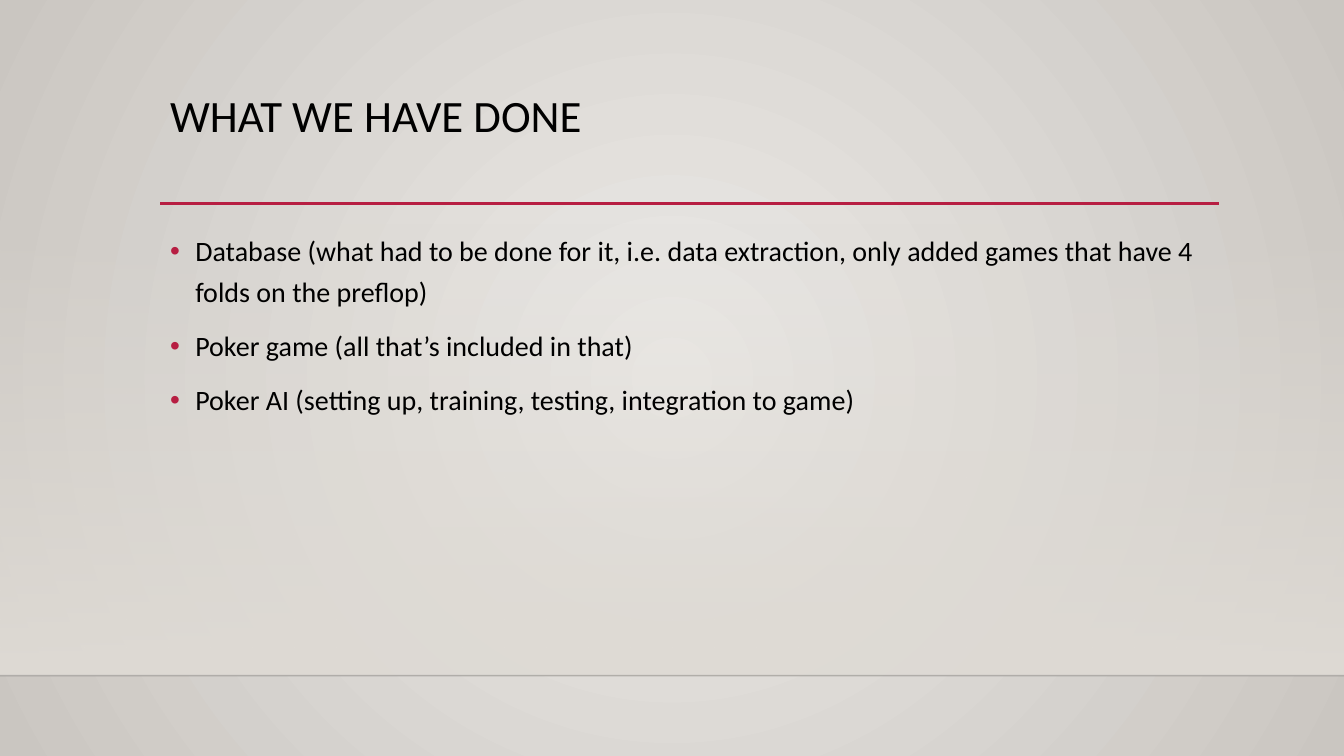
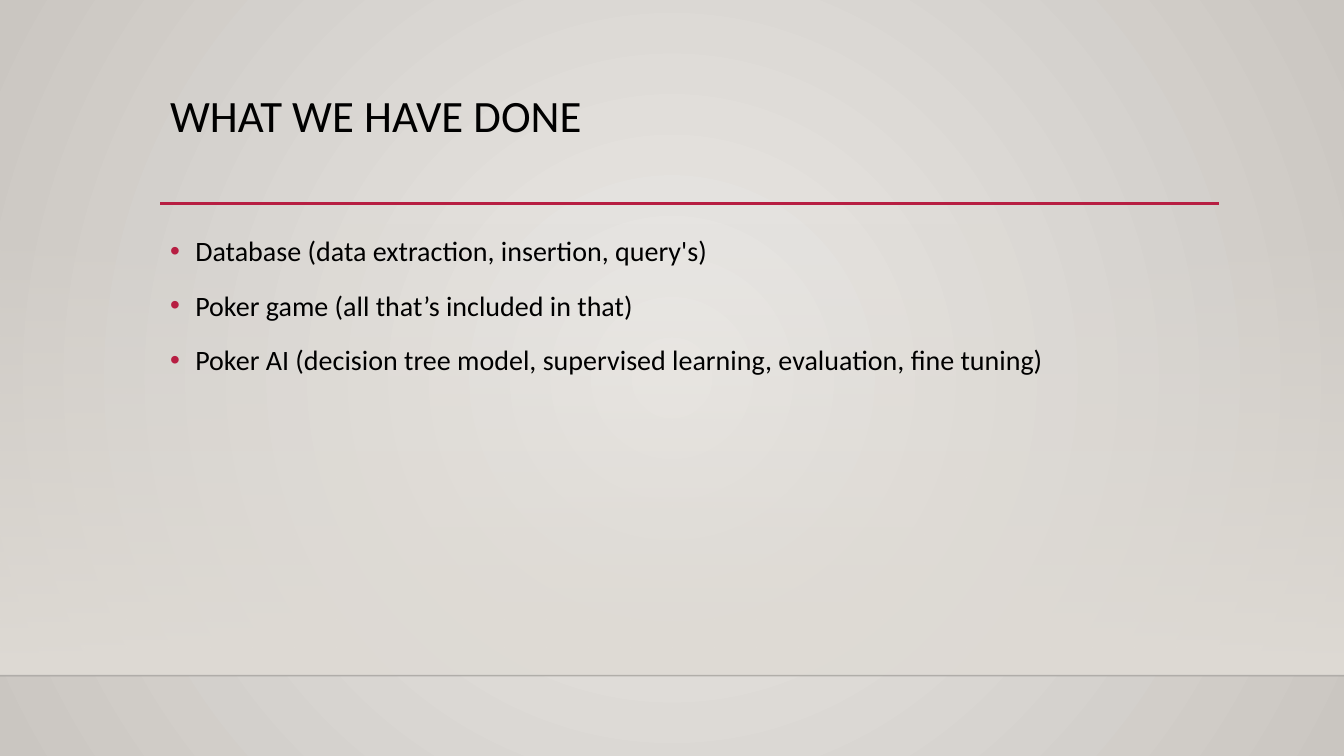
Before and after one commit to Tilley02/Poker-AI, a slide deck: slide 2 of powerpoint/poker ai presentation.pptx. Drawn at 1344x756 pixels with LibreOffice and Linux fonts; fonts in the diff are those of the drawing; background and template pictures are left out. Boxes give left, top, right and bottom in pixels: in the first picture for what was removed or moved away, otherwise in the second. Text is boxed around its words. In the diff, an @@ line names an element or a change of style, - is before the commit and + after.

Commit message:
Power point

```diff
--- a/powerpoint/poker ai presentation.pptx
+++ b/powerpoint/poker ai presentation.pptx
@@ text at (195,240,707,266): text changed @@
-• Database (what had to be done for it, i.e. data extraction, only added games that have 4 folds on the preflop)
+• Database (data extraction, insertion, query's)
@@ text at (195,349,1043,375): text changed @@
-• Poker AI (setting up, training, testing, integration to game)
+• Poker AI (decision tree model, supervised learning, evaluation, fine tuning)
```
